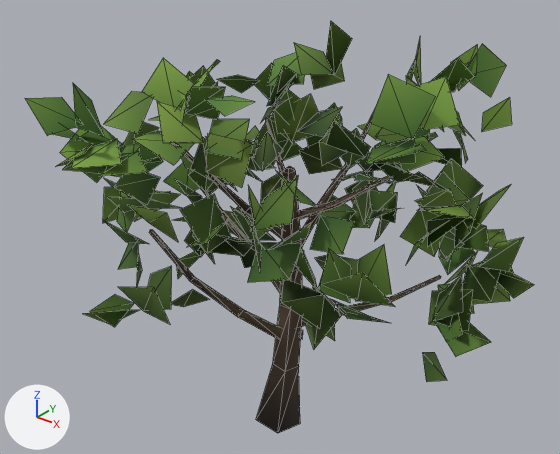
The glTF model public/ark/assets/v1/trees/oak-a.lod2.glb, before and after one commit.
The view is the same before and after, from a 50 mm lens placed at (9.06, -11.3, 11.98), pointed at (-0.45, 0.59, 4.6). Every picture has the same lights, and +X, +Y and +Z are marked at lower left. The older version comes first. Mesh edges are drawn as thin lines.
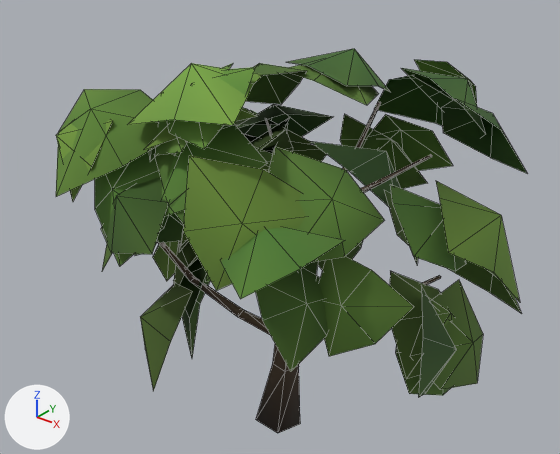
Pixel boxes [x1, y1, x2, y2] of what changed, in the pictures (560 x 454 px):
```json
{"object": "Mesh_0", "change": "reshaped", "before": [25, 21, 534, 433], "after": [56, 49, 528, 433], "on screen": "7% narrower, 7% shorter"}
{"part": 1, "of": "me_mesh_0", "change": "deleted", "before": [25, 21, 534, 382], "on screen": "green"}
{"part": 2, "of": "me_mesh_0", "change": "built on", "before": [188, 59, 335, 341], "after": [56, 49, 528, 398]}
```

Edits to the scene script, one JSON object a line:
```json
{"block": "me_mesh_0", "where": "# used by ob_mesh_0; location = (0.0, 0.0, 0.0)"}
{"op": "remove", "block": "me_mesh_0", "code": "me_mesh_0.from_pydata(...)  # 897 vertices, 599 faces; spans x -5.31..4.65, y -3.82..5.19, z -0.04..8.75"}
{"op": "add", "block": "me_mesh_0", "code": "me_mesh_0.from_pydata(...)  # 578 vertices, 597 faces; spans x -4.5..5.01, y -3.71..4.58, z -0.04..8.76"}
{"block": "me_mesh_0", "change": "me_mesh_0 part 1: 187 loose pieces with 748 vertices, spanning x -5.31..4.65, y -3.82..5.19, z 2.13..8.75, are deleted"}
{"block": "me_mesh_0", "change": "me_mesh_0 part 2: 12 vertices removed from x -2.43..2.35, y -1.76..1.82, z 3.82..8.61; 441 vertices added at x -4.5..5.01, y -3.71..4.58, z 1.78..8.76"}
```
